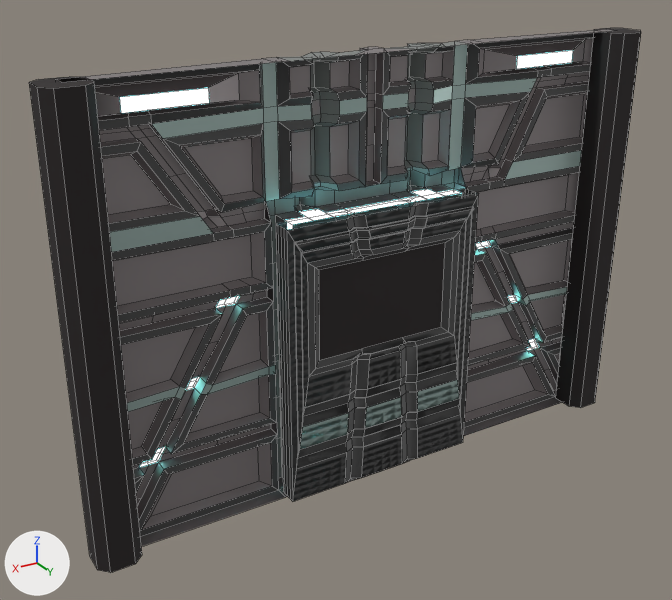
The FBX model TeamZindo_GJ/Assets/Art/door.fbx as it was, and as the next commit left it.
One viewpoint serves both versions: a 50 mm camera at (3.29, 4.89, 3.86) aimed at (0.29, -0.11, 1.37). Lighting does not change. The marker at lower left points along +X, +Y and +Z. Mesh edges are drawn as thin lines. Where no turn or scale is listed for an object, it has been applied to the vertices. Vertices at the same position are counted once.

The scene before the commit, as lines of its bpy script (objects in view):
```python
me_cube_001 = bpy.data.meshes.new('Cube.001')
me_cube_001.from_pydata(...)  # 468 vertices, 566 faces; spans x -0.75..0.75, y -0.09..0.09, z -1.0..1.0
# faces by material slot: [552, 2, 12]
me_cube_001.materials.append(mat_grey_dark)  # dark grey #484848
me_cube_001.materials.append(mat_floor_cracks)  # black #231d1d
me_cube_001.materials.append(mat_silvermetal)  # light grey #b9cfca
me_cube_003 = bpy.data.meshes.new('Cube.003')
me_cube_003.from_pydata(...)  # 859 vertices, 782 faces; spans x -4.15..0.15, y -0.34..0.15, z -1.0..2.01
# faces by material slot: [120, 20, 32, 396, 95, 119]
me_cube_003.materials.append(mat_grey_dark)  # dark grey #484848
me_cube_003.materials.append(mat_floor_cracks)  # black #231d1d
me_cube_003.materials.append(mat_silvermetal)  # light grey #b9cfca
me_cube_003.materials.append(mat_grey_light)  # grey #9b9495
me_cube_003.materials.append(mat_wall_light)  # green #88e7c0
me_cube_003.materials.append(mat_material_001)  # grey #a3a8a5
ob_door = bpy.data.objects.new('door', me_cube_003)
ob_door.location = (2.0, 0.0, 1.0)
ob_door_2 = bpy.data.objects.new('door 2', me_cube_001)
ob_door_2.location = (0.0, 0.0, 1.0)
```
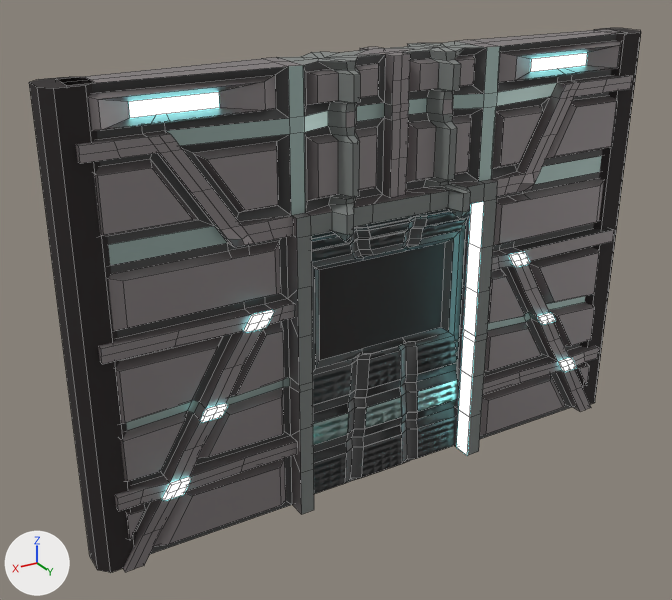
Commit message: I fix door

Location of each change, [x1, y1, x2, y2] in pixels of the pictures (672 x 600 px):
part 1 of me_cube_003, added: after [65, 31, 632, 572]

What changed in the scene script:
```text
Change me_cube_003:
    used by ob_door; location = (2.0, 0.0, 1.0)
    remove me_cube_003.from_pydata(...)  # 859 vertices, 782 faces; spans x -4.15..0.15, y -0.34..0.15, z -1.0..2.01
    add me_cube_003.from_pydata(...)  # 1628 vertices, 1544 faces; spans x -4.15..0.15, y -0.34..0.34, z -1.0..2.01
    me_cube_003 part 1: 769 vertices added at x -4.0..0.0, y 0.07..0.34, z -1.0..2.01
```
